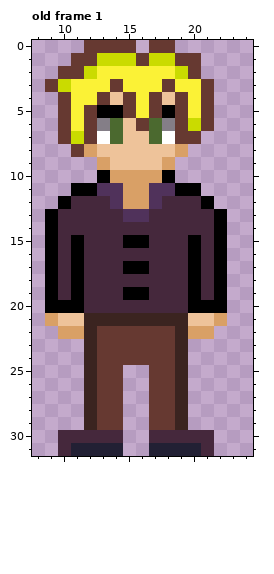
Pixel-art file, stored at Assets/_KYC/Resource/Sprites/NPC1.aseprite. Above: the version before the commit.
32x32 pixels, 1 frame. Shown: old frame 1: x 8..24, y 0..31. The commit also changed other frames, which this record leaves out.
Now the later version:
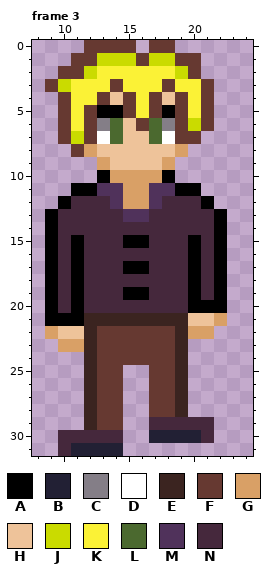
Palette (. is transparent): A #000000  B #222034  C #847e87  D #ffffff  E #3b2420  F #663931  G #d9a066  H #eec39a  J #cadb00  K #fbf236  L #4b692f  M #50325b  N #45283c
A new or re-ordered frame is compared with the old frame closest to it.
From old to new:
{"change": "frames 1 -> 6"}
{"where": "frame 3 is new; against old frame 1"}
{"frame":3,"y":20,"x":10,"old":"A","new":"N"}
{"frame":3,"y":21,"x":9,"old":"GHH","new":"AAA"}
{"frame":3,"y":22,"x":9,"old":".GG","new":"GHH"}
{"frame":3,"y":23,"x":10,"old":"..","new":"GG"}
{"frame":3,"y":29,"x":17,"old":"FFE..","new":"NNNNN"}
{"frame":3,"y":30,"x":17,"old":"NNNN","new":"BBBB"}
{"frame":3,"y":31,"x":17,"old":"BBBBN","new":"....."}
